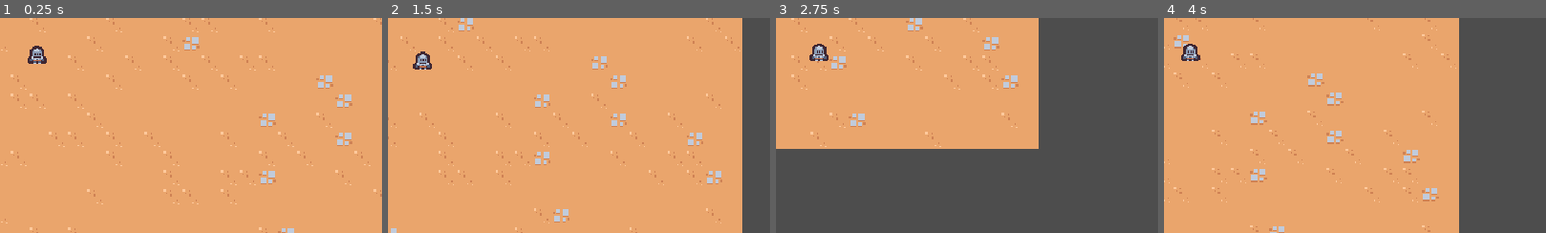
Above: before the commit, frames 1-4 (left to right).
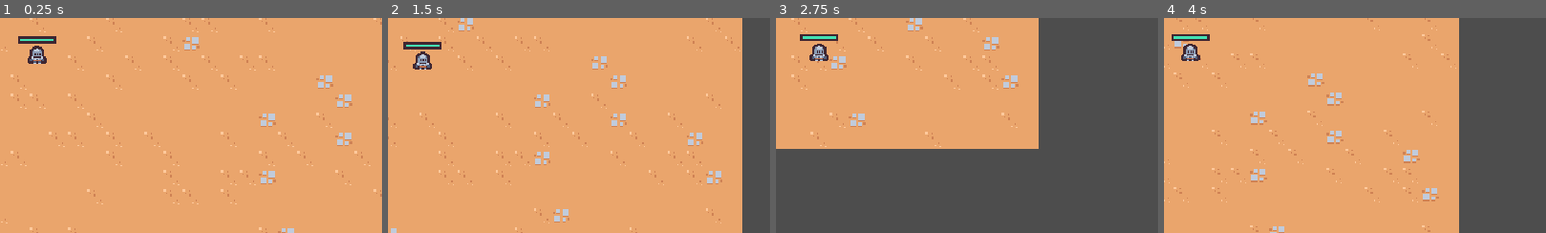
Above: after the commit, the same moments.

Repository: MidniteRunStudios/didactic-sniffle
Game: Godot game, scene res://scenes/main/main.tscn
Same seed, same stepped clock (60 frames per second), same inputs: the game is played once before the commit and once after it.
Inputs (mouse positions are % of the whole screen's width and height, from its top left):
- Up to frame 1 (0.25 s): no input
- Up to frame 2 (1.5 s): move the mouse to (72, 45) at 0.52 s; press the mouse at (72, 45) at 0.53 s; hold D (move_right) 0.53-1.28 s; move the mouse to (30, 55) at 1.27 s; release the mouse at (30, 55) at 1.28 s; hold S (move_down) from 1.28 s (still down); click (30, 55) at 1.35 s
- Up to frame 3 (2.75 s): move the mouse to (60, 28) at 2.02 s; release S (move_down) at 2.03 s; press the mouse at (60, 28) at 2.03 s; hold D (move_right) from 2.03 s (still down)
- Up to frame 4 (4 s): move the mouse to (45, 70) at 2.77 s; release D (move_right) at 2.78 s; release the mouse at (45, 70) at 2.78 s; hold W (move_up) 2.78-3.53 s; click (45, 70) at 2.85 s; move the mouse to (80, 65) at 3.52 s; press the mouse at (80, 65) at 3.53 s; hold A (move_left) from 3.53 s (still down)
The pictures show only the part of the screen within x 46-96%, y 40-90%; the shares and areas given below are measured in that part.

The runs differ from the first frame. In frame 1, 0.4% of the frame differs, in the area x 4-15%, y 8-12%; in frame 2, 0.4%; in frame 3, 0.3%; in frame 4, 0.3%.

Commit message:
player healthbar

Diff:
--- a/scenes/component/health/health_component.gd
+++ b/scenes/component/health/health_component.gd
@@ -5,13 +5,20 @@
 var current_health: float
 
 signal died
+signal health_changed
 
 func _ready():
 	current_health = max_health
 
 func damage(damage_amount: float):
 	current_health = max(current_health - damage_amount, 0)
+	health_changed.emit()
 	Callable(check_death).call_deferred()
+
+func get_health_percent():
+	if max_health <= 0:
+		return 0
+	return min(current_health / max_health, 1)
 
 func check_death():
 	if current_health == 0:
--- a/scenes/game_object/player/player.gd
+++ b/scenes/game_object/player/player.gd
@@ -1,6 +1,8 @@
 extends CharacterBody2D
 
 @onready var damage_interval_timer = $DamageIntervalTimer
+@onready var health_component = $HealthComponent
+@onready var health_bar = $HealthBar
 
 const ACCELERATION_SMOOTHING = 25
 const MAX_SPEED = 125
@@ -11,7 +13,8 @@
 	$CollisionArea2D.body_entered.connect(on_body_entered)
 	$CollisionArea2D.body_exited.connect(on_body_exited)
 	damage_interval_timer.timeout.connect(on_damage_interval_timer_timeout)
-
+	health_component.health_changed.connect(on_health_changed)
+	update_health_display()
 
 func _process(delta):
 	var movement_vector = get_movement_vector()
@@ -31,9 +34,12 @@
 func check_deal_damage():
 	if number_colliding_bodies == 0 || !damage_interval_timer.is_stopped():
 		return
-	$HealthComponent.damage(1)
+	health_component.damage(1)
 	damage_interval_timer.start()
-	print($HealthComponent.current_health)
+	print(health_component.current_health)
+
+func update_health_display():
+	health_bar.value = health_component.get_health_percent()
 
 func on_body_entered(other_body:Node2D):
 	number_colliding_bodies += 1
@@ -44,3 +50,6 @@
 
 func on_damage_interval_timer_timeout():
 	check_deal_damage()
+
+func on_health_changed():
+	update_health_display()
--- a/scenes/game_object/player/player.tscn
+++ b/scenes/game_object/player/player.tscn
@@ -1,9 +1,20 @@
-[gd_scene load_steps=8 format=3 uid="uid://cgn1gtfb0023s"]
+[gd_scene load_steps=10 format=3 uid="uid://cgn1gtfb0023s"]
 
 [ext_resource type="Texture2D" uid="uid://o8s0xr8pxfn2" path="res://scenes/game_object/player/player.png" id="1_52vh5"]
 [ext_resource type="Script" path="res://scenes/game_object/player/player.gd" id="1_tvce7"]
 [ext_resource type="PackedScene" uid="uid://mqdpm46s6olk" path="res://scenes/component/health/health_component.tscn" id="2_kdt4q"]
 [ext_resource type="PackedScene" uid="uid://dx3jdxab4k7ga" path="res://scenes/ability/sword_ability_controller/sword_ability_controller.tscn" id="2_qf1a7"]
+
+[sub_resource type="StyleBoxFlat" id="StyleBoxFlat_ic4sd"]
+bg_color = Color(0.247059, 0.14902, 0.192157, 1)
+
+[sub_resource type="StyleBoxFlat" id="StyleBoxFlat_2ehle"]
+bg_color = Color(0.262745, 0.882353, 0.701961, 1)
+border_width_left = 2
+border_width_top = 2
+border_width_right = 2
+border_width_bottom = 2
+border_color = Color(0.247059, 0.14902, 0.192157, 1)
 
 [sub_resource type="CircleShape2D" id="CircleShape2D_ucd57"]
 radius = 32.0
@@ -28,6 +39,19 @@
 [node name="DamageIntervalTimer" type="Timer" parent="."]
 wait_time = 0.5
 one_shot = true
+
+[node name="HealthBar" type="ProgressBar" parent="."]
+custom_minimum_size = Vector2(32, 6)
+offset_left = -16.0
+offset_top = -23.0
+offset_right = 16.0
+offset_bottom = -17.0
+pivot_offset = Vector2(16, 3)
+theme_override_styles/background = SubResource("StyleBoxFlat_ic4sd")
+theme_override_styles/fill = SubResource("StyleBoxFlat_2ehle")
+max_value = 1.0
+value = 0.5
+show_percentage = false
 
 [node name="PickupArea2D" type="Area2D" parent="."]
 position = Vector2(0, -6)
